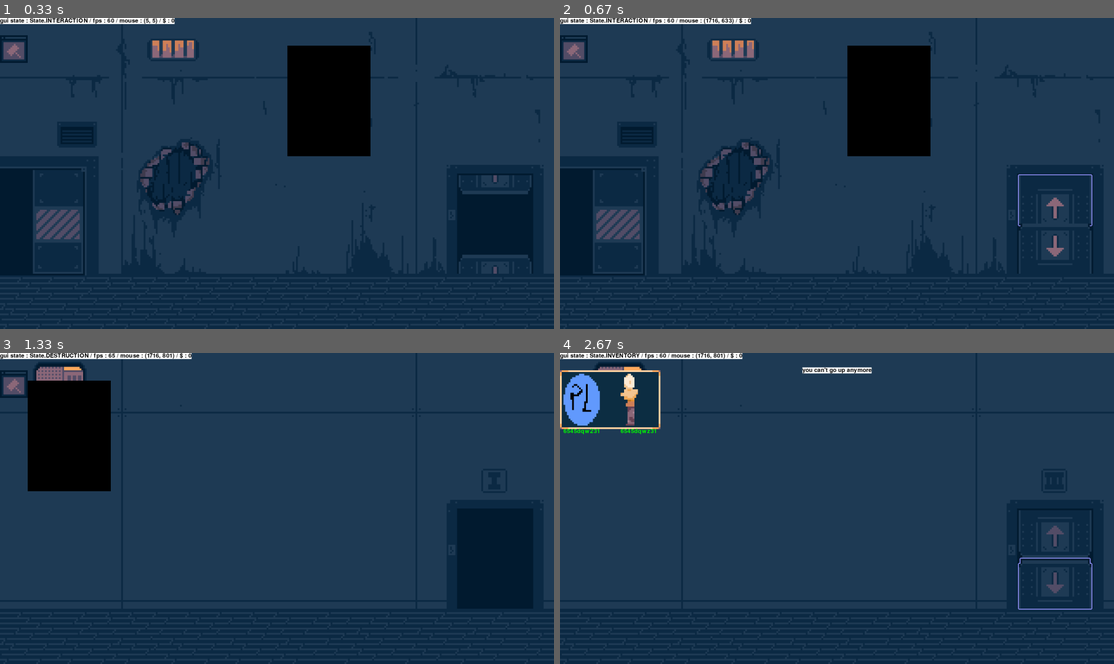
Above: before the commit, frames 1-4 (two rows, left to right).
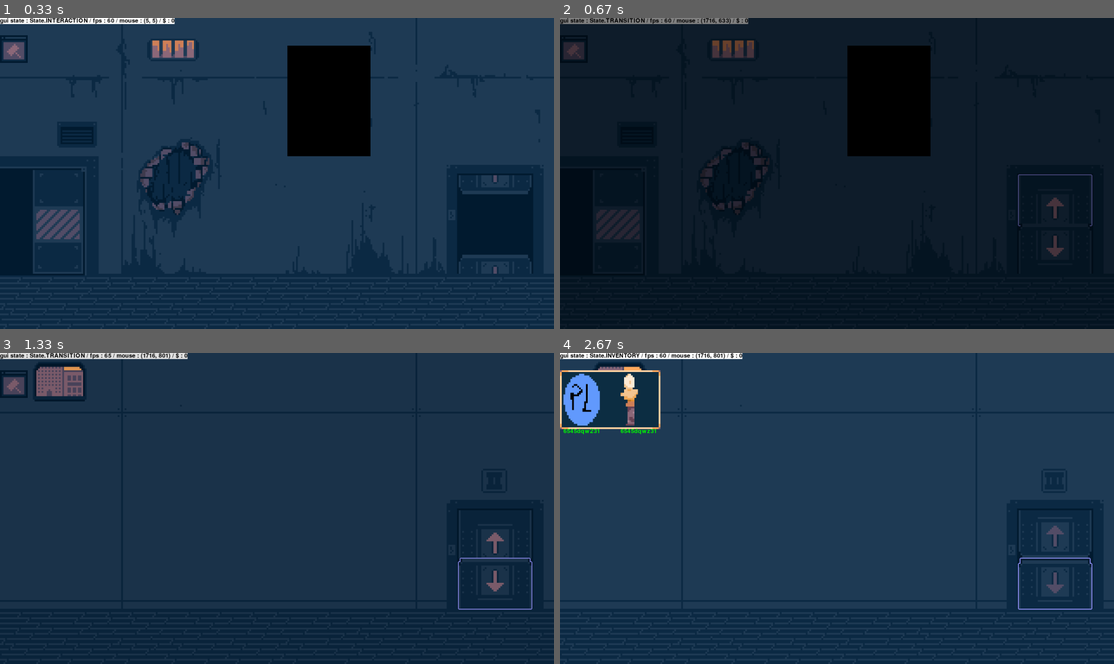
Above: after the commit, the same moments.

Repository: PouchyCorp/TrophNSI
Game: pygame game, started from sources/main.py
Same seed, same stepped clock (60 frames per second), same inputs: the game is played once before the commit and once after it.
Inputs (mouse positions are in pixels of both pictures, inside the frame that each line leads up to):
- Up to frame 1 (0.33 s): no input
- Up to frame 2 (0.67 s): click (1053, 198) at 0.38 s
- Up to frame 3 (1.33 s): hold Backspace 0.67-1.13 s; hold Up 0.67-1.13 s; tap Space at 0.73, 1.03 s; tap  at 0.82 s; click (493, 583) at 1.22 s
- Up to frame 4 (2.67 s): hold Backspace 1.5-1.97 s; hold Up 1.5-1.97 s; tap Space at 1.57, 1.87, 2.4 s; tap B at 2 s; hold Up from 2.33 s (still down); tap  at 2.48 s

Frame 1 is identical in both runs. In frame 2, 92% of the frame differs, in the area x 0-100%, y 0-100%; in frame 3, 7.4%; in frame 4, 0.3%.

Commit message:
fondu en noir

Diff:
--- a/sources/main.py
+++ b/sources/main.py
@@ -1,7 +1,6 @@
 import pygame as pg
 import sys
 from enum import Enum, auto
-import math
 
 pg.init()
 
@@ -23,7 +22,7 @@
 from objects.timermanager import TimerManager
 import objects.sprite as sprite
 from objects.dialogue import Dialogue
-import time
+from math import pi
 
 def render_popups():
     global popups
@@ -43,6 +42,7 @@
     PAINTING = auto()
     PLACING_CHIP = auto()
     DIALOG = auto()
+    TRANSITION = auto()
 
 TIMER = TimerManager()
 
@@ -50,13 +50,15 @@
 gui_state = State.INTERACTION
 popups: list[Popup] = []
 
+incr_fondu = 0
+
 # test hivemind
 hivemind = Hivemind(60, 600, TIMER)
 anim = Animation(sprite.SPRITESHEET_BOT, 0, 7)
 
 inventory: Inventory = Inventory()
 inventory.inv.append(Placeable('6545dqw231',Coord(1,(121,50)), sprite.P3))
-inventory.inv.append(Placeable('6545dqwz31',Coord(1,(121,50)), sprite.PROP_STATUE, tag= "decoration",y_constraint= 620))
+inventory.inv.append(Placeable('6545dqwz31',Coord(1,(121,50)), sprite.PROP_STATUE, tag= "decoration", y_constraint= 620))
 
 chip_inventory : ChipInv = ChipInv()
 
@@ -77,19 +79,6 @@
 moulaga = 0
 money_per_robot = 10
 
-def fondu(surf,dure):
-    debut = time.time()
-    while (time.time() - debut) < dure:
-        elapsed_time = time.time() - debut  # Temps écoulé
-
-        # Phase aller (transparent -> noir)
-        if elapsed_time <= dure / 2:
-            alpha = int((elapsed_time / (dure / 2)) * 255)
-        # Phase retour (noir -> transparent)
-        else:
-            alpha = int(((dure - elapsed_time) / (dure / 2)) * 255)
-        print("eeee")
-        surf.set_alpha(alpha)
 
 
 def go_up_one_floor():
@@ -107,6 +96,10 @@
     test.random_dialogue()
     test.bot_surf = bot_sprite.copy()
 
+def launch_transition():
+    global gui_state, incr_fondu
+    gui_state = State.TRANSITION
+    incr_fondu = 0
 
 if __name__ == '__main__':
     fps = 60
@@ -206,10 +199,12 @@
                                 match type(placeable):
                                     case subplaceable.DoorDown:
                                        # fondu(filtre,1000)
-                                        TIMER.create_timer(1, go_down_one_floor)
+                                        TIMER.create_timer(0.75, go_down_one_floor)
+                                        launch_transition()
                                         placeable.interaction(TIMER)
                                     case subplaceable.DoorUp:
-                                        TIMER.create_timer(1, go_up_one_floor)
+                                        TIMER.create_timer(0.75, go_up_one_floor)
+                                        launch_transition()
                                         placeable.interaction(TIMER)
 
                                     case subplaceable.BotPlaceable:
@@ -219,6 +214,7 @@
                                     case _:
                                         popups.append(
                                             Popup('bip boup erreur erreur'))
+
                     case State.DIALOG:
                         gui_state = State.INTERACTION
 
@@ -277,6 +273,13 @@
             case State.DIALOG:
                 pg.transform.grayscale(WIN, WIN)
                 test.show(WIN)
+
+            case State.TRANSITION:
+                if incr_fondu <= pi:
+                    incr_fondu = sprite.fondu(WIN, incr_fondu, 0.0125)
+                else:
+                    gui_state = State.INTERACTION
         # drawed last
         render_popups()
+
         pg.display.flip()
--- a/sources/objects/bot.py
+++ b/sources/objects/bot.py
@@ -55,6 +55,16 @@
 
 
     def update_bots_ai(self, rooms, TIMER, clicked, mouse_pos, launch_dialogue_func):
+        """
+        Update the AI logic for the bots in the game.
+        @param self - the object itself
+        @param rooms - the rooms in the game
+        @param TIMER - the game timer
+        @param clicked - the clicked status
+        @param mouse_pos - the position of the mouse
+        @param launch_dialogue_func - the function to launch a dialogue
+        @return None
+        """
         for bot in [bot for bot in self.inline_bots if type(bot) is Bot]:
             bot.logic(rooms, TIMER, clicked, mouse_pos, launch_dialogue_func)
 
--- a/sources/objects/sprite.py
+++ b/sources/objects/sprite.py
@@ -1,5 +1,5 @@
 from pygame import image, Surface, transform, SRCALPHA, BLEND_RGBA_MAX
-
+from math import sin, pi
 import anim
 
 def load_image(path : str):
@@ -68,7 +68,23 @@
                 outline_surface.blit(surf, (dx + outline_width, dy + outline_width))
 
     outline_surface.fill(color+tuple([0]), special_flags=BLEND_RGBA_MAX)
-    return outline_surface
+    return outline_surface\
+
+
+def fondu(surf : Surface, incr ,speed) -> Surface:
+    """speed is a float between 0 and 1"""
+    if incr <= pi:
+        speed = pi*speed
+        rect = surf.get_rect()
+        black_surf = Surface((rect.w, rect.h), SRCALPHA)
+        color = (0,0,0,round(255*sin(incr)))
+        black_surf.fill(color)
+        surf.blit(black_surf, (0,0))
+
+        incr += speed
+
+    return incr
+
 
 BG1 = load_image("data/bg_test_approfondis.png")
 
